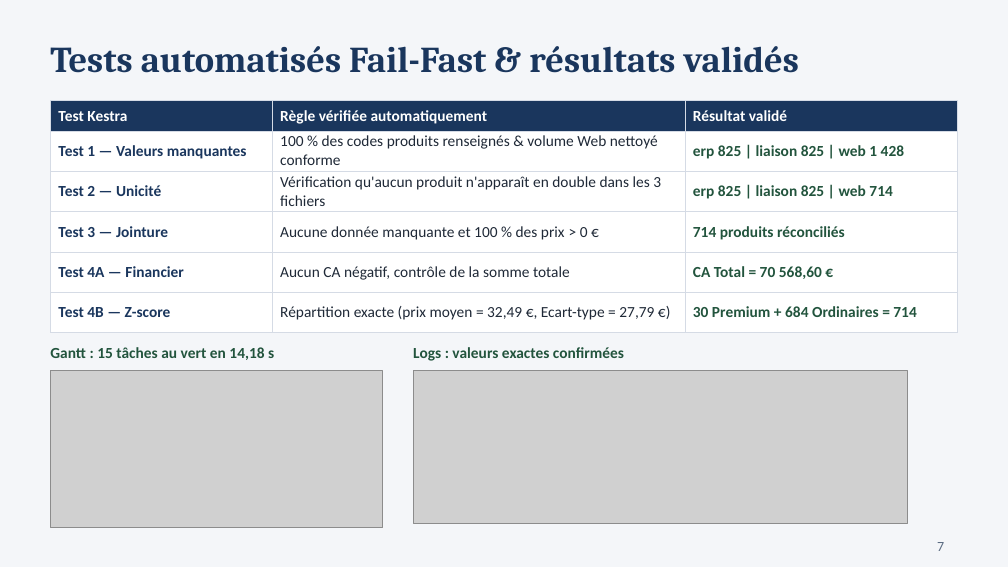
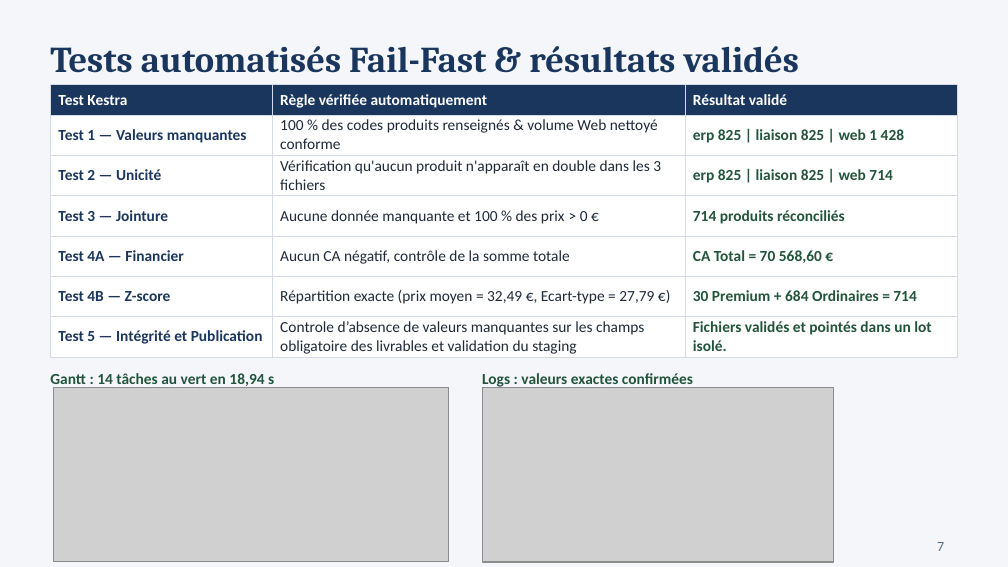
Before and after one commit to mahmoudaminfr-dotcom/P10_BottleNeck, a slide deck: slide 7 of Mahmoud_Amin_3_presentation_102026.pptx. Drawn at 1008x567 pixels with LibreOffice and Linux fonts; fonts in the diff are those of the drawing; grey boxes stand for pictures. Boxes give left, top, right and bottom in pixels: in the first picture for what was removed or moved away, otherwise in the second. Text is boxed around its words. In the diff, an @@ line names an element or a change of style, - is before the commit and + after.

Commit message:
Finalisation P10 : calculs séquencés, exports parallèles, Test 5, pointeur LAST_VALID_LOT et MAJ doc/PPT

```diff
--- a/Mahmoud_Amin_3_presentation_102026.pptx
+++ b/Mahmoud_Amin_3_presentation_102026.pptx
@@ table at bbox=[50, 85, 958, 358] @@
+row 7: Test 5 — Intégrité et Publication | Controle d’absence de valeurs manquantes sur les champs obligatoire des livrables et validation du staging | Fichiers validés et pointés dans un lot isolé.
@@ table: place and size @@
-table at bbox=[50, 101, 958, 333]
+table at bbox=[50, 85, 958, 358]
@@ text at bbox=[50, 373, 274, 389]: text changed @@
-Gantt : 15 tâches au vert en 14,18 s
+Gantt : 14 tâches au vert en 18,94 s
@@ picture: place and size @@
-picture at bbox=[50, 371, 383, 528]
+picture at bbox=[53, 387, 450, 561]
@@ text "Logs : valeurs exactes confirmées": place and size @@
-text "Logs : valeurs exactes confirmées" at bbox=[413, 347, 624, 361]
+text "Logs : valeurs exactes confirmées" at bbox=[482, 373, 693, 389]
@@ picture: place and size @@
-picture at bbox=[413, 371, 907, 523]
+picture at bbox=[482, 387, 834, 561]
```
Also in this commit, not shown: 5 other slides changed, 1 slide added, 1 slide removed, 22 other files.
